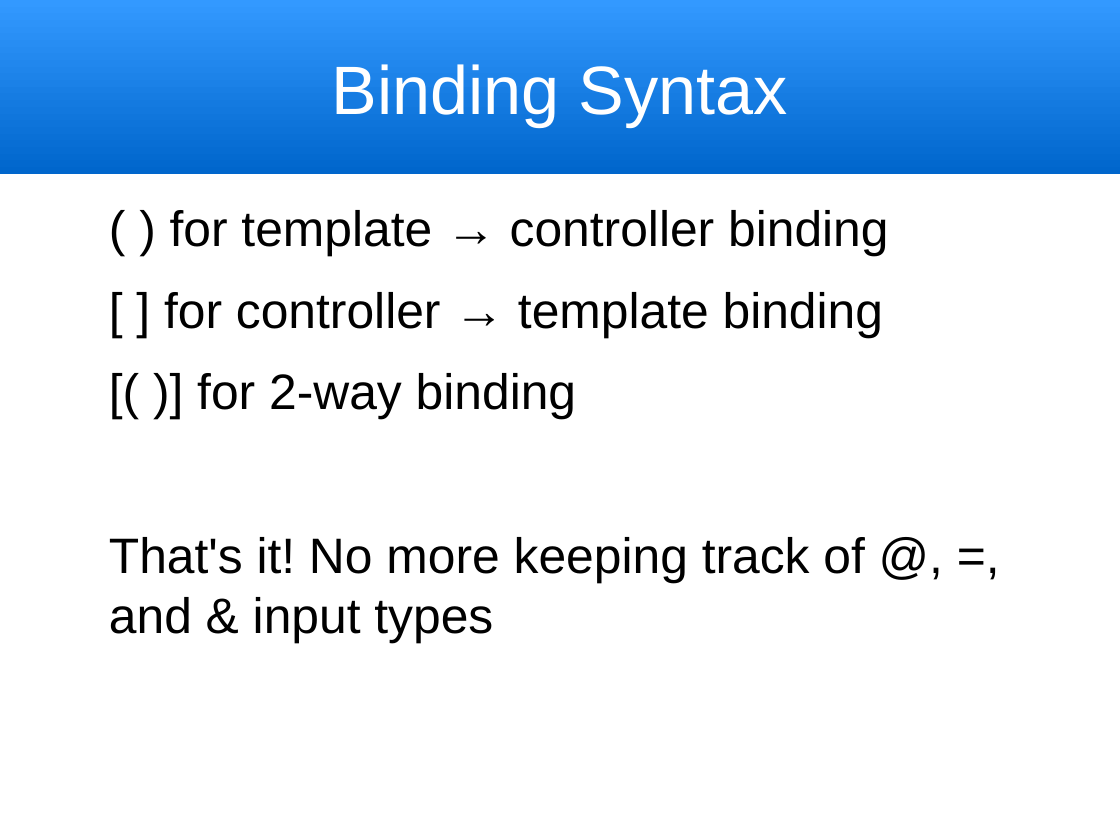
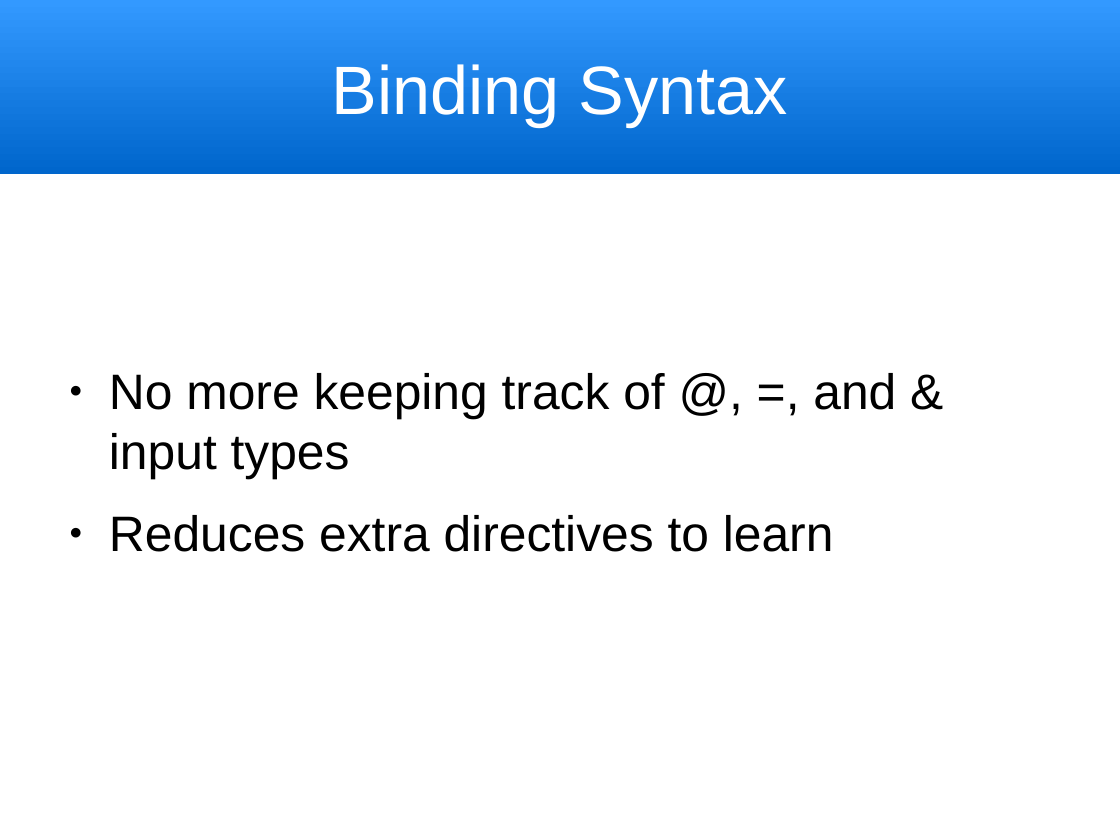
Before and after one commit to trognus/devcon2016, a slide deck: slide 26 of devconNg2.odp (slide 21 before the commit). Drawn at 1120x840 pixels with LibreOffice and Linux fonts; fonts in the diff are those of the drawing. Boxes give left, top, right and bottom in pixels: in the first picture for what was removed or moved away, otherwise in the second. Text is boxed around its words. In the diff, an @@ line names an element or a change of style, - is before the commit and + after.

```diff
--- a/devconNg2.odp
+++ b/devconNg2.odp
@@ text at (109, 373, 896, 552): text changed @@
-( ) for template → controller binding
-[ ] for controller → template binding
-[( )] for 2-way binding
-That's it! No more keeping track of @, =, and & input types
+● No more keeping track of @, =, and & input types
+● Reduces extra directives to learn
```
Also in this commit, not shown: 5 other slides changed, 6 slides added, 1 other file.
